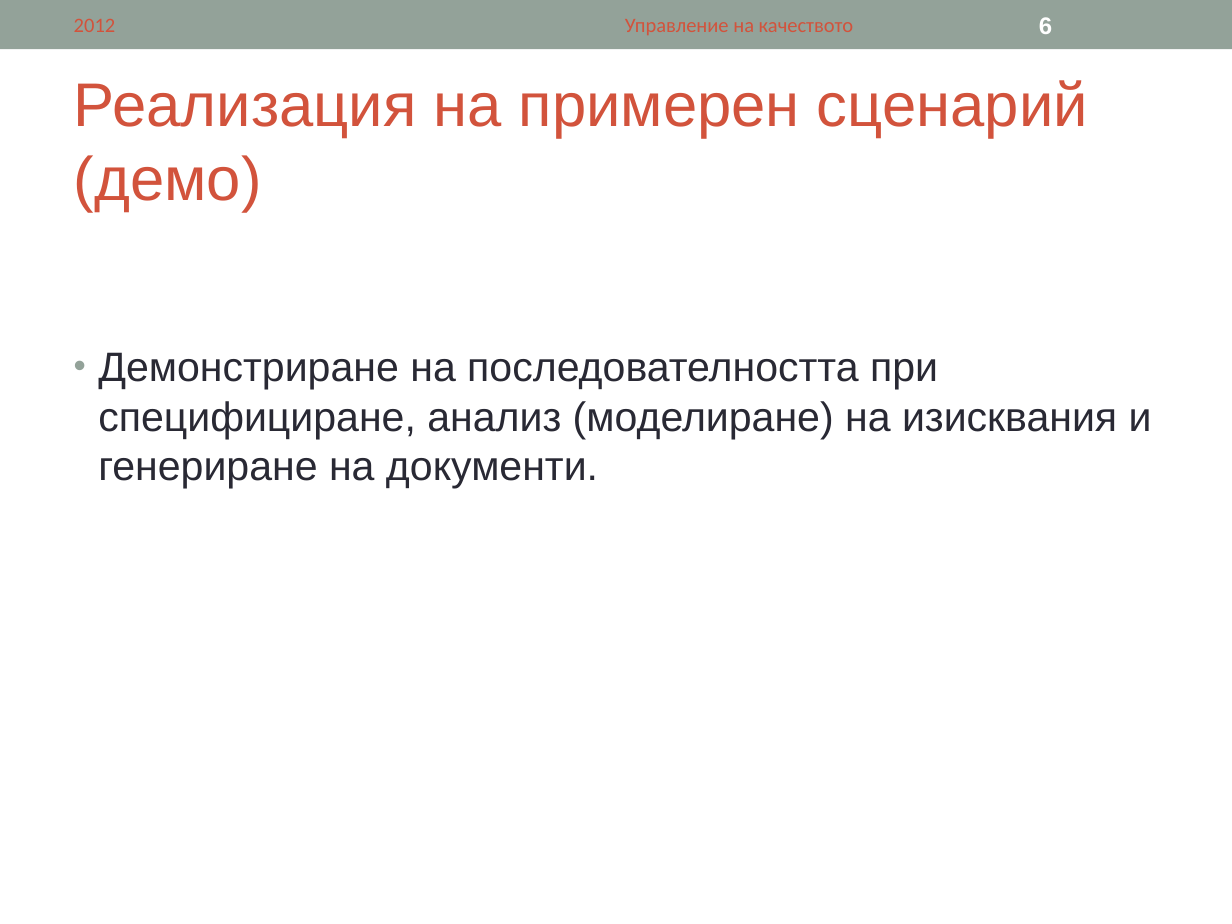
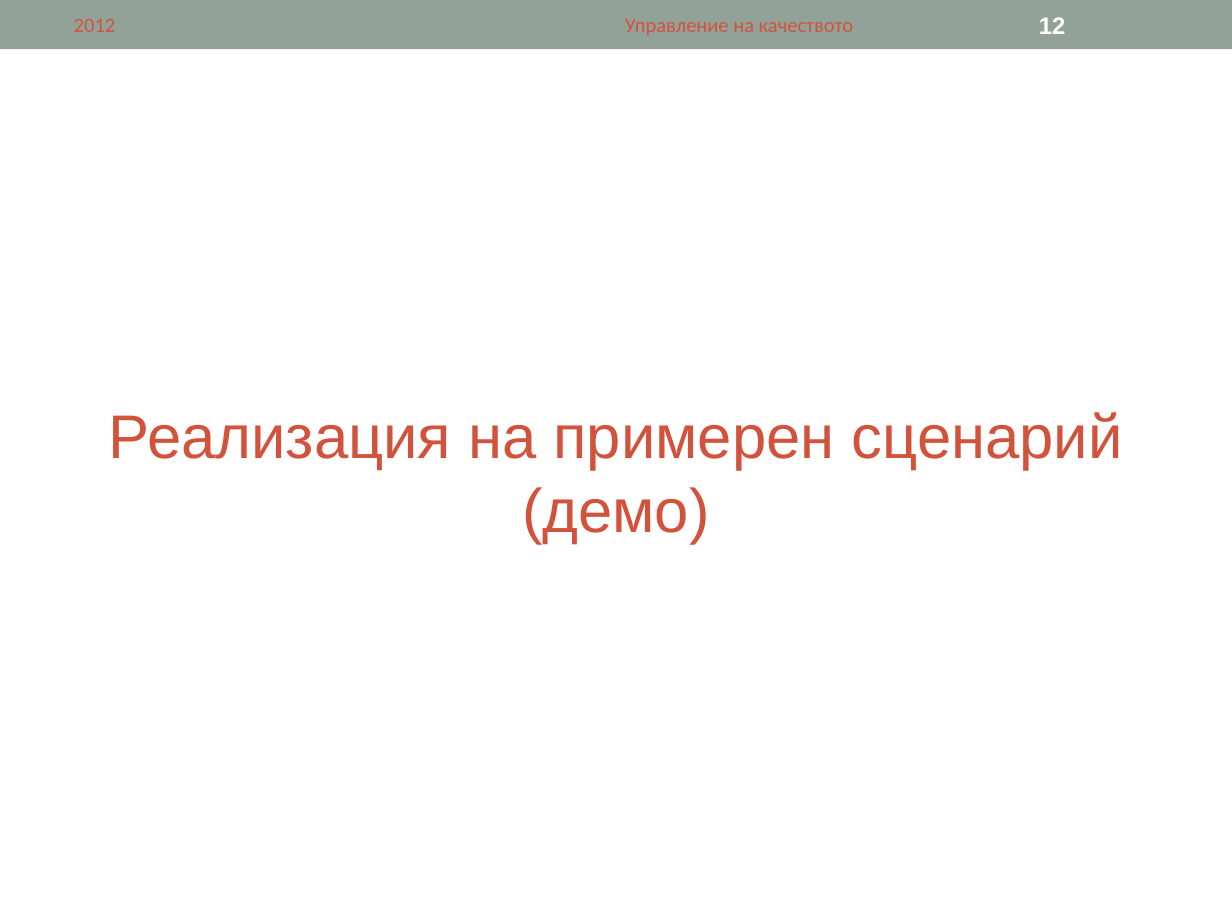
Before and after one commit to ivanchuchulski/fmi-requirements-analisys, a slide deck: slide 12 of tool-presentation/62121-62151-62167-CaseComplete.ppt (slide 6 before the commit). Drawn at 1232x924 pixels with LibreOffice and Linux fonts; fonts in the diff are those of the drawing. Boxes give left, top, right and bottom in pixels: in the first picture for what was removed or moved away, otherwise in the second. Text is boxed around its words. In the diff, an @@ line names an element or a change of style, - is before the commit and + after.

```diff
--- a/tool-presentation/62121-62151-62167-CaseComplete.ppt
+++ b/tool-presentation/62121-62151-62167-CaseComplete.ppt
@@ page number at (x1=1039, y1=17, x2=1066, y2=34): text changed @@
-6
+12
@@ text removed at (x1=98, y1=352, x2=1152, y2=488) @@
-• Демонстриране на последователността при специфициране, анализ (моделиране) на изисквания и генериране на документи.
@@ title "Реализация на примерен сценарий (демо)" moved from (x1=74, y1=80, x2=1088, y2=211) to (x1=109, y1=412, x2=1123, y2=543) @@
@@ title "Реализация на примерен сценарий (демо)" at (x1=109, y1=412, x2=1123, y2=543): alignment left to centre @@
```
Also in this commit, not shown: 2 other slides changed, 5 slides added.
